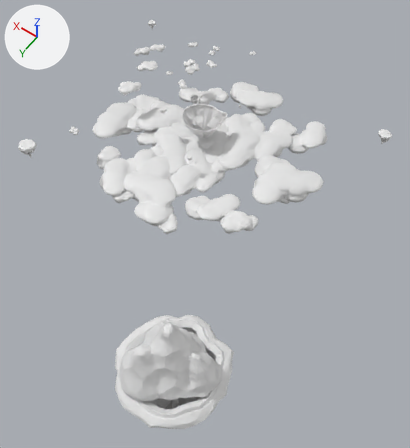
Renders of the Blender file assets/art/skyhold_kit.blend from each side of a commit.
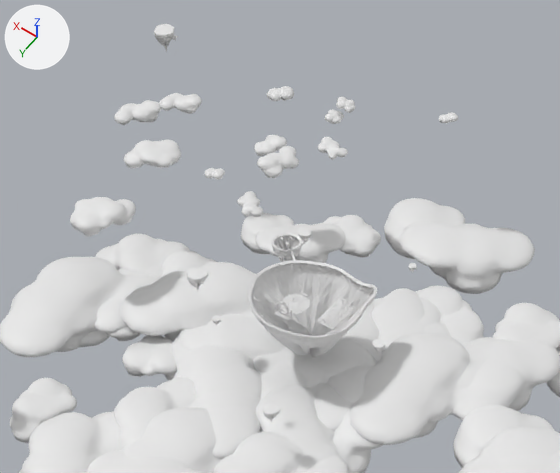
The first picture shows the older version from a 50 mm lens placed at (-1709.0, 2356.0, 2558.0), pointed at (-403.0, 527.0, -316.0). The close-ups show the older and then the newer version on the part from 23% to 71% of the width and 3% to 40% of the height of that picture. Only the edits that show in the close-ups are written down. Every picture has the same lights, and +X, +Y and +Z are marked at upper left.
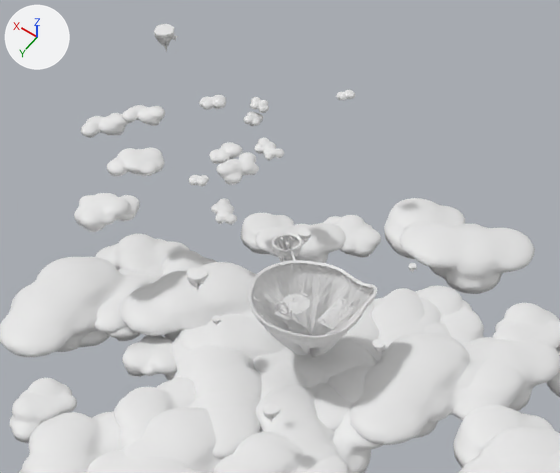
Changed parts and their boxes (x1, y1, x2, y2) in the close-ups (560 x 473 px):
'CloudA.015', moved
    before: (70, 197, 135, 236)
    after: (74, 193, 140, 232)
'CloudA.016', moved
    before: (123, 140, 181, 168)
    after: (107, 148, 165, 176)
'CloudB.002', moved
    before: (257, 146, 299, 178)
    after: (216, 152, 259, 185)
'CloudB.004', moved
    before: (114, 100, 162, 125)
    after: (81, 113, 128, 138)
'CloudB', moved
    before: (159, 93, 202, 114)
    after: (122, 105, 165, 126)
'CloudC.005', moved
    before: (254, 135, 287, 156)
    after: (209, 142, 243, 164)
'CloudB.001', moved
    before: (237, 191, 263, 217)
    after: (211, 198, 237, 225)
'CloudB.003', moved
    before: (318, 137, 348, 160)
    after: (254, 138, 284, 160)
'CloudC.003', moved
    before: (267, 86, 294, 101)
    after: (199, 94, 226, 110)
'CloudC.001', moved
    before: (336, 97, 355, 113)
    after: (250, 97, 269, 113)
'CloudC.006', moved
    before: (325, 109, 344, 124)
    after: (243, 112, 263, 126)
'CloudC.002', moved
    before: (205, 168, 225, 180)
    after: (188, 175, 209, 186)
'CloudC', moved
    before: (439, 112, 458, 123)
    after: (336, 90, 355, 100)

The change, as a list of edits to the scene's bpy script:
```text
Change ob_cloudb:
    ob_cloudb.location: (666.0, -371.0, 48.0) -> (711.0, -275.0, 48.0)
Change ob_cloudb_001:
    ob_cloudb_001.location: (348.0, -247.0, -58.0) -> (385.0, -185.0, -58.0)
Change ob_cloudc:
    ob_cloudc.location: (35.0, -672.0, 89.0) -> (304.0, -600.0, 89.0)
Change ob_clouda_015:
    ob_clouda_015.location: (576.0, 66.0, -1.0) -> (577.0, 48.0, -1.0)
Change ob_cloudc_001:
    ob_cloudc_001.location: (358.0, -687.0, -11.0) -> (544.0, -552.0, -11.0)
Change ob_cloudb_002:
    ob_cloudb_002.location: (329.0, -343.0, 25.0) -> (396.0, -263.0, 25.0)
Change ob_cloudc_002:
    ob_cloudc_002.location: (400.0, -168.0, 67.0) -> (416.0, -123.0, 67.0)
Change ob_cloudc_003:
    ob_cloudc_003.location: (507.0, -588.0, 15.0) -> (630.0, -453.0, 15.0)
Change ob_cloudb_003:
    ob_cloudb_003.location: (265.0, -491.0, 5.0) -> (396.0, -393.0, 5.0)
Change ob_cloudb_004:
    ob_cloudb_004.location: (815.0, -362.0, -39.0) -> (851.0, -266.0, -39.0)
Change ob_clouda_016:
    ob_clouda_016.location: (611.0, -189.0, 11.0) -> (625.0, -138.0, 11.0)
Change ob_cloudc_005:
    ob_cloudc_005.location: (395.0, -390.0, 13.0) -> (469.0, -297.0, 13.0)
Change ob_cloudc_006:
    ob_cloudc_006.location: (373.0, -655.0, -36.0) -> (544.0, -521.0, -36.0)
```
